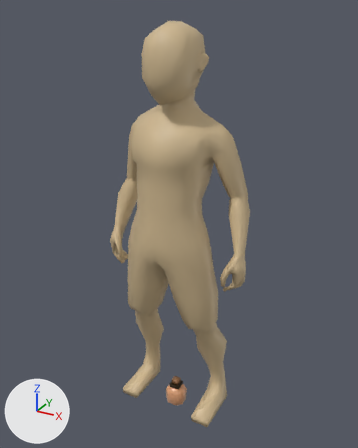
What one commit did to the Blender file BlenderFiles/legitCharacter.blend.
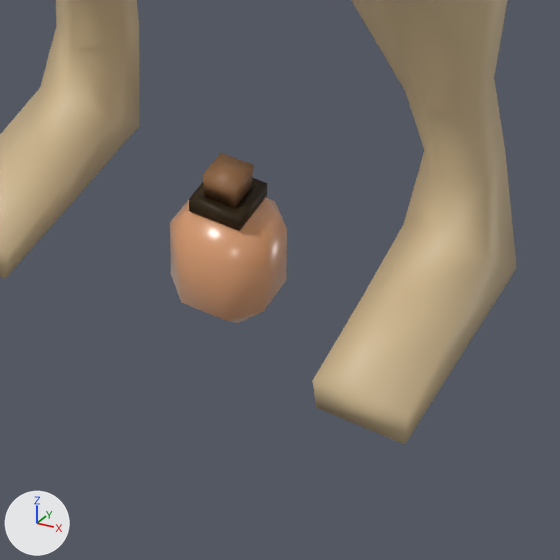
Old and new are each drawn whole from a 50 mm camera at (1.095, -1.957, 2.061) aimed at (0.002, 0.029, 1.068) and again close up on the part from 38% to 66% of the width and 78% to 100% of the height. Every picture has the same lights, and +X, +Y and +Z are marked at lower left.

The first close-up shows 'Body', 'Flask'.
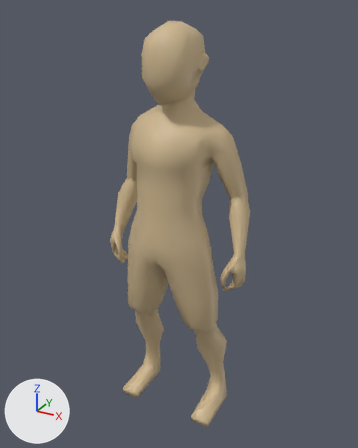
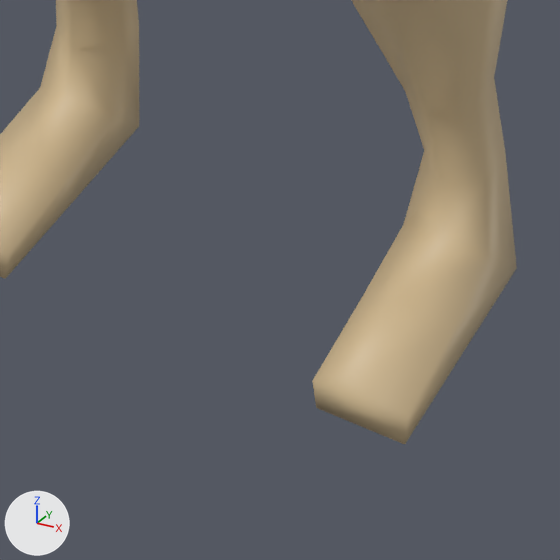
The change, as JSON lines over the scene's bpy script:
```json
{"op": "add", "block": "ob_flask", "code": "ob_flask.hide_set(True)"}
```

Location of each change, [x1, y1, x2, y2] in pixels of the close-ups (560 x 560 px):
```json
{"object": "Flask", "change": "hidden", "before": [170, 153, 287, 323], "on screen": "brown"}
```
